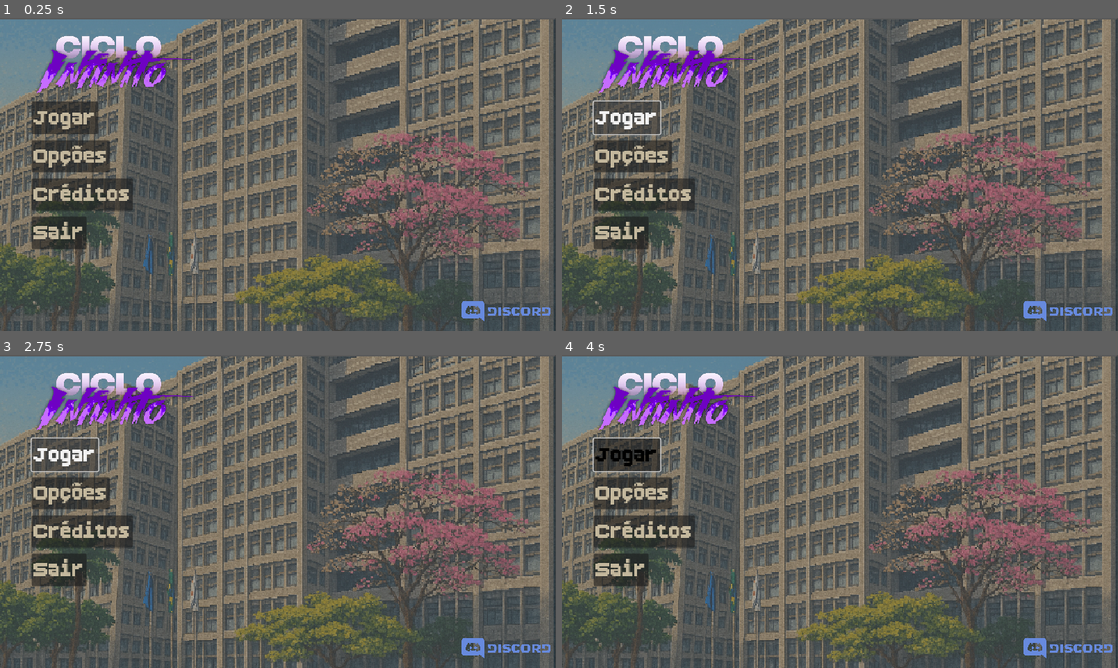
Above: before the commit, frames 1-4 (two rows, left to right).
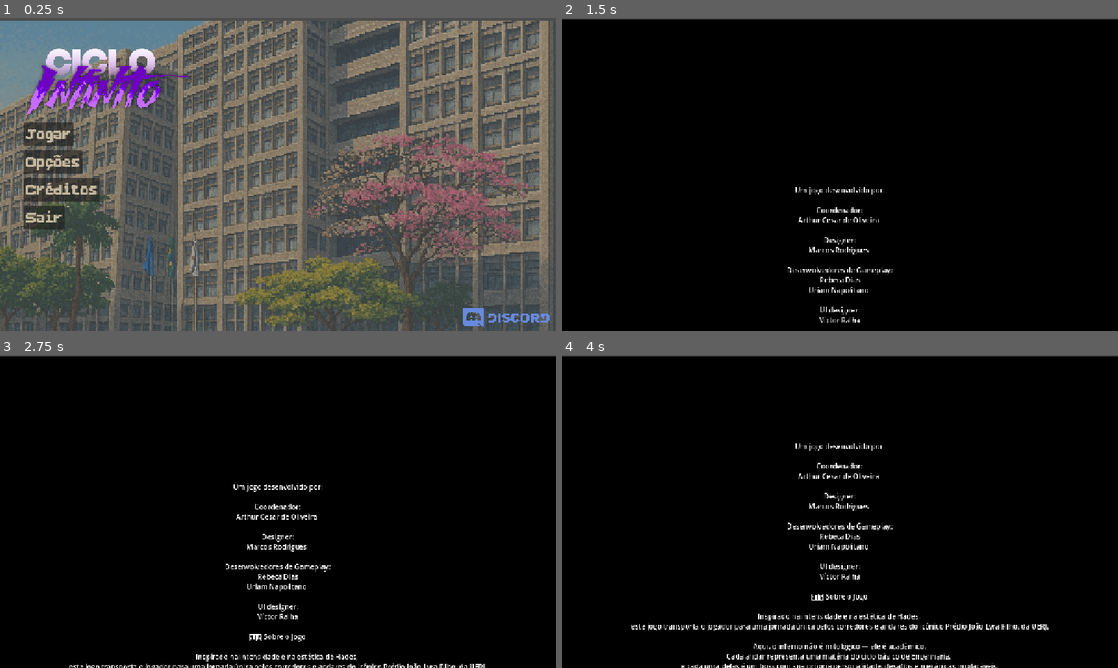
Above: after the commit, the same moments.

Repository: Clique33/Gamelab-Fractal-Team
Game: Godot game, scene res://scene/MainMenu.tscn
The game is run twice, just before and just after one commit, with the same random seed, the same clock (stepped at 60 frames per second) and the same inputs. The project has no main scene, so this scene is started directly.
Inputs (mouse positions are in pixels of both pictures, inside the frame that each line leads up to):
- Up to frame 1 (0.25 s): no input
- Up to frame 2 (1.5 s): click "Créditos" at 0.5 s; click (628, 118) at 1.25 s, where only the run before the commit has a clickable "Jogar"
- Up to frame 3 (2.75 s): click (66, 455) at 2 s, where only the run before the commit has a clickable "Jogar"
- Up to frame 4 (4 s): move the mouse to (962, 495) at 2.77 s; hold D (run_right) 2.78-3.53 s; click (962, 495) at 2.85 s; move the mouse to (728, 527) at 3.52 s; hold S (run_down) from 3.53 s (still down); tap Space (dash) at 3.6 s

The runs differ from the first frame. In frame 1, 28% of the frame differs, in the area x 0-100%, y 0-100%; in frame 2, 99%; in frame 3, 99%; in frame 4, 99%.

Commit message:
Criação da cena de HUD
em teste

Diff:
--- a/ciclo_infinito/project.godot
+++ b/ciclo_infinito/project.godot
@@ -16,8 +16,8 @@
 
 [display]
 
-window/size/viewport_width=960
-window/size/viewport_height=540
+window/size/viewport_width=1280
+window/size/viewport_height=720
 window/size/window_width_override=1280
 window/size/window_height_override=720
 window/stretch/mode="canvas_items"
--- /dev/null
+++ b/ciclo_infinito/scene/Créditos.tscn
@@ -0,0 +1,71 @@
+[gd_scene load_steps=3 format=3 uid="uid://c055j84ojferf"]
+
+[ext_resource type="Script" uid="uid://cu5i8thmkn637" path="res://scripts/creditos.gd" id="1_og44t"]
+
+[sub_resource type="StyleBoxFlat" id="StyleBoxFlat_7jqsi"]
+bg_color = Color(0, 0, 0, 1)
+
+[node name="Node2D" type="Node2D"]
+position = Vector2(645, 325)
+
+[node name="ScrollContainer" type="ScrollContainer" parent="."]
+clip_contents = false
+custom_minimum_size = Vector2(1280, 720)
+anchors_preset = 15
+anchor_right = 1.0
+anchor_bottom = 1.0
+offset_left = -646.0
+offset_top = -323.0
+offset_right = 634.0
+offset_bottom = 397.0
+grow_horizontal = 2
+grow_vertical = 2
+theme_override_styles/panel = SubResource("StyleBoxFlat_7jqsi")
+horizontal_scroll_mode = 0
+vertical_scroll_mode = 3
+script = ExtResource("1_og44t")
+
+[node name="MarginContainer" type="MarginContainer" parent="ScrollContainer"]
+custom_minimum_size = Vector2(1280, 720)
+layout_mode = 2
+size_flags_vertical = 3
+
+[node name="RichTextLabel" type="RichTextLabel" parent="ScrollContainer/MarginContainer"]
+layout_mode = 2
+bbcode_enabled = true
+text = "Um jogo desenvolvido por:
+
+Coordenador:
+Arthur Cesar de Oliveira
+
+Designer:
+Marcos Rodrigues
+
+Desenvolvedores de Gameplay:
+Rebeca Dias
+Uriam Napolitano
+
+UI designer:
+Víctor Ralha
+
+🏛️ Sobre o Jogo
+
+Inspirado na intensidade e na estética de Hades,
+este jogo transporta o jogador para uma jornada única pelos corredores e andares do icônico Prédio João Lyra Filho, da UERJ.
+
+Aqui, o inferno não é mitológico — ele é acadêmico.
+Cada andar representa uma matéria do ciclo básico de Engenharia,
+e cada uma delas é um boss com sua própria personalidade, desafios e mecânicas implacáveis.
+
+Do terror das provas de Cálculo ao caos controlado da Física,
+o jogador precisa dominar suas habilidades e estratégias para sobreviver a cada disciplina sem sofrer um burnout
+ e conseguir se formar.
+
+Entre batalhas, o ambiente revela pequenas homenagens e referências à vida universitária:
+corredores familiares, salas de aula lendárias e aquele eterno café frio que sustenta os engenheiros em formação.
+
+🔥 Uma homenagem épica à UERJ,
+ aos estudantes de Engenharia
+ e a todos que enfrentam seus próprios “bosses” acadêmicos dia após dia."
+fit_content = true
+horizontal_alignment = 1
--- a/ciclo_infinito/scene/MainMenu.tscn
+++ b/ciclo_infinito/scene/MainMenu.tscn
@@ -1,38 +1,40 @@
-[gd_scene load_steps=6 format=3 uid="uid://downt2rxxaqaf"]
+[gd_scene load_steps=7 format=3 uid="uid://downt2rxxaqaf"]
 
 [ext_resource type="Texture2D" uid="uid://n6opr2ssjnv5" path="res://imagens/ChatGPT_Image_28_de_set._de_2025_16_15_08.png" id="1_iwfq2"]
+[ext_resource type="Script" uid="uid://b14wd6pkiqo70" path="res://scripts/main_menu.gd" id="2_rvc10"]
 [ext_resource type="Texture2D" uid="uid://cp1sh8hqy8ani" path="res://imagens/CICLO_TRANSPARENTE.png" id="2_tf3dk"]
 [ext_resource type="FontFile" uid="uid://dboxkasdapd73" path="res://Fontes/BoldPixels.ttf" id="3_cqjrg"]
 [ext_resource type="Texture2D" uid="uid://cutt1kh3xr6q" path="res://imagens/logo-discord-1024.png" id="4_e2xy7"]
 [ext_resource type="Script" path="res://discord_button.gd" id="5_fimr5"]
 
 [node name="Control" type="TextureRect"]
+custom_minimum_size = Vector2(1280, 720)
 anchors_preset = 15
 anchor_right = 1.0
 anchor_bottom = 1.0
 offset_left = -2.0
-offset_top = 1.0
+offset_top = 5.0
 offset_right = -2.0
-offset_bottom = 1.0
+offset_bottom = 5.0
 grow_horizontal = 2
 grow_vertical = 2
 texture = ExtResource("1_iwfq2")
 expand_mode = 2
+script = ExtResource("2_rvc10")
 
 [node name="ColorRect" type="ColorRect" parent="."]
+custom_minimum_size = Vector2(1280, 720)
 layout_mode = 0
-offset_left = -2.0
-offset_top = -3.0
-offset_right = 959.0
-offset_bottom = 542.0
+offset_right = 1280.0
+offset_bottom = 720.0
 color = Color(0.41, 0.41, 0.41, 0.501961)
 
 [node name="TextureRect" type="TextureRect" parent="."]
 layout_mode = 0
-offset_left = 7.0
-offset_top = -19.0
-offset_right = 371.0
-offset_bottom = 181.0
+offset_left = -19.0
+offset_top = -8.0
+offset_right = 485.0
+offset_bottom = 298.0
 texture = ExtResource("2_tf3dk")
 expand_mode = 1
 
@@ -73,7 +75,7 @@
 theme_override_font_sizes/font_size = 46
 text = "Opções"
 
-[node name="Sair_Button" type="Button" parent="VBoxContainer"]
+[node name="Creditos_Button" type="Button" parent="VBoxContainer"]
 layout_mode = 2
 size_flags_horizontal = 0
 size_flags_vertical = 4
@@ -98,13 +100,15 @@
 
 [node name="DiscordButton" type="TextureButton" parent="."]
 layout_mode = 0
-offset_left = 788.0
-offset_top = 437.0
-offset_right = 963.0
-offset_bottom = 572.0
+offset_left = 1052.0
+offset_top = 592.0
+offset_right = 1280.0
+offset_bottom = 775.0
 texture_normal = ExtResource("4_e2xy7")
 ignore_texture_size = true
 stretch_mode = 0
 script = ExtResource("5_fimr5")
 
+[connection signal="pressed" from="VBoxContainer/Jogar_Button" to="." method="_on_jogar_button_pressed"]
+[connection signal="pressed" from="VBoxContainer/Creditos_Button" to="." method="_on_creditos_button_pressed"]
 [connection signal="pressed" from="DiscordButton" to="DiscordButton" method="_on_link_button_pressed"]
--- /dev/null
+++ b/ciclo_infinito/scene/hud.gd
@@ -0,0 +1,4 @@
+extends CanvasLayer
+func _on_jogar_novamente_pressed() -> void:
+	get_tree().change_scene_to_file("res://scene/player.tscn")
+	pass
--- /dev/null
+++ b/ciclo_infinito/scene/hud.tscn
@@ -0,0 +1,154 @@
+[gd_scene load_steps=6 format=3 uid="uid://cko5p6wfo3fqa"]
+
+[ext_resource type="Script" uid="uid://j70ko5h6yrbl" path="res://scene/hud.gd" id="1_pvgpj"]
+[ext_resource type="FontFile" uid="uid://dboxkasdapd73" path="res://Fontes/BoldPixels.ttf" id="2_nhyt6"]
+[ext_resource type="Texture2D" uid="uid://5fmu0qmtph6b" path="res://imagens/imagem_2025-10-15_090032858.png" id="3_ry2h7"]
+[ext_resource type="Texture2D" uid="uid://bdge70sihl0cg" path="res://imagens/imagem_2025-10-15_090129768.png" id="4_lky30"]
+[ext_resource type="Texture2D" uid="uid://bo55ti8tejuad" path="res://imagens/imagem_2025-10-15_090149589.png" id="5_qy82l"]
+
+[node name="HUD" type="CanvasLayer"]
+script = ExtResource("1_pvgpj")
+
+[node name="BoxContainer" type="BoxContainer" parent="."]
+anchors_preset = 8
+anchor_left = 0.5
+anchor_top = 0.5
+anchor_right = 0.5
+anchor_bottom = 0.5
+offset_left = -638.0
+offset_top = -359.0
+offset_right = -382.0
+offset_bottom = -255.0
+grow_horizontal = 2
+grow_vertical = 2
+size_flags_horizontal = 4
+alignment = 1
+
+[node name="coracao_vazio" type="Sprite2D" parent="BoxContainer"]
+position = Vector2(54, 54)
+scale = Vector2(2, 2)
+texture = ExtResource("3_ry2h7")
+
+[node name="coracao_meio" type="Sprite2D" parent="BoxContainer"]
+position = Vector2(54, 54)
+scale = Vector2(2, 2)
+texture = ExtResource("4_lky30")
+
+[node name="coracao_cheio" type="Sprite2D" parent="BoxContainer"]
+position = Vector2(54, 54)
+scale = Vector2(2, 2)
+texture = ExtResource("5_qy82l")
+
+[node name="coracao_vazio2" type="Sprite2D" parent="BoxContainer"]
+position = Vector2(106, 54)
+scale = Vector2(2, 2)
+texture = ExtResource("3_ry2h7")
+
+[node name="coracao_meio2" type="Sprite2D" parent="BoxContainer"]
+position = Vector2(106, 54)
+scale = Vector2(2, 2)
+texture = ExtResource("4_lky30")
+
+[node name="coracao_cheio2" type="Sprite2D" parent="BoxContainer"]
+position = Vector2(106, 54)
+scale = Vector2(2, 2)
+texture = ExtResource("5_qy82l")
+
+[node name="coracao_vazio3" type="Sprite2D" parent="BoxContainer"]
+position = Vector2(159, 54)
+scale = Vector2(2, 2)
+texture = ExtResource("3_ry2h7")
+
+[node name="coracao_meio3" type="Sprite2D" parent="BoxContainer"]
+position = Vector2(159, 54)
+scale = Vector2(2, 2)
+texture = ExtResource("4_lky30")
+
+[node name="coracao_cheio3" type="Sprite2D" parent="BoxContainer"]
+position = Vector2(159, 54)
+scale = Vector2(2, 2)
+texture = ExtResource("5_qy82l")
+
+[node name="coracao_vazio4" type="Sprite2D" parent="BoxContainer"]
+position = Vector2(210, 54)
+scale = Vector2(2, 2)
+texture = ExtResource("3_ry2h7")
+
+[node name="coracao_meio4" type="Sprite2D" parent="BoxContainer"]
+position = Vector2(210, 54)
+scale = Vector2(2, 2)
+texture = ExtResource("4_lky30")
+
+[node name="coracao_cheio4" type="Sprite2D" parent="BoxContainer"]
+position = Vector2(210, 54)
+scale = Vector2(2, 2)
+texture = ExtResource("5_qy82l")
+
+[node name="coracao_vazio5" type="Sprite2D" parent="BoxContainer"]
+position = Vector2(264, 54)
+scale = Vector2(2, 2)
+texture = ExtResource("3_ry2h7")
+
+[node name="coracao_meio5" type="Sprite2D" parent="BoxContainer"]
+position = Vector2(264, 54)
+scale = Vector2(2, 2)
+texture = ExtResource("4_lky30")
+
+[node name="coracao_cheio5" type="Sprite2D" parent="BoxContainer"]
+position = Vector2(264, 54)
+scale = Vector2(2, 2)
+texture = ExtResource("5_qy82l")
+
+[node name="coracao_vazio6" type="Sprite2D" parent="BoxContainer"]
+position = Vector2(317, 54)
+scale = Vector2(2, 2)
+texture = ExtResource("3_ry2h7")
+
+[node name="coracao_meio6" type="Sprite2D" parent="BoxContainer"]
+position = Vector2(317, 54)
+scale = Vector2(2, 2)
+texture = ExtResource("4_lky30")
+
+[node name="coracao_cheio6" type="Sprite2D" parent="BoxContainer"]
+position = Vector2(317, 54)
+scale = Vector2(2, 2)
+texture = ExtResource("5_qy82l")
+
+[node name="Control" type="Control" parent="."]
+layout_mode = 3
+anchors_preset = 0
+offset_right = 40.0
+offset_bottom = 40.0
+
+[node name="ColorRect" type="ColorRect" parent="Control"]
+custom_minimum_size = Vector2(1280, 720)
+layout_mode = 1
+anchors_preset = -1
+anchor_right = 32.0
+anchor_bottom = 17.925
+offset_top = -3.0
+offset_bottom = -6.10352e-05
+grow_horizontal = 2
+grow_vertical = 2
+color = Color(0.3772, 0.082, 0.41, 0.27451)
+
+[node name="jogar_novamente" type="Button" parent="Control"]
+layout_mode = 1
+anchors_preset = -1
+anchor_left = 16.025
+anchor_top = 8.0
+anchor_right = 16.025
+anchor_bottom = 8.0
+offset_left = -194.0
+offset_top = 219.0
+offset_right = 194.0
+offset_bottom = 318.0
+grow_horizontal = 2
+grow_vertical = 2
+theme_override_colors/font_color = Color(0.768627, 0.721569, 0.615686, 1)
+theme_override_fonts/font = ExtResource("2_nhyt6")
+theme_override_font_sizes/font_size = 46
+text = "jogar novamente"
+flat = true
+
+[connection signal="pressed" from="Control/jogar_novamente" to="." method="_on_jogar_novamente_pressed"]
--- /dev/null
+++ b/ciclo_infinito/scripts/creditos.gd
@@ -0,0 +1,41 @@
+extends ScrollContainer
+
+@export_range(1,10000,0.1) var credits_time : float = 20.0
+@export_range(0,10000,0.1) var margin_increment : float = 0
+
+@onready var margin : MarginContainer = $MarginContainer
+
+func _ready() -> void:
+	var text_node := margin.get_node_or_null("RichTextLabel")
+	if text_node == null:
+		text_node = _find_first_richtextlabel(margin)
+	if text_node == null:
+		push_error("RichTextLabel não encontrado dentro de MarginContainer. Certifique-se de que existe um RichTextLabel como filho.")
+		return
+
+	await get_tree().process_frame
+	await get_tree().create_timer(0.01).timeout
+
+	var text_box_size = text_node.size.y
+	var window_size = DisplayServer.window_get_size().y
+	margin.add_theme_constant_override("margin_top", window_size + margin_increment)
+	margin.add_theme_constant_override("margin_bottom", window_size + margin_increment)
+
+	var scroll_amount : int = ceil(text_box_size * 3/4 + window_size * 2 + margin_increment)
+
+	var tween = create_tween()
+	tween.tween_property(self, "scroll_vertical", scroll_amount, credits_time)
+	tween.finished.connect(_acabou)
+	tween.play()
+
+func _acabou() -> void:
+	print("acabou!")
+
+func _find_first_richtextlabel(node: Node) -> RichTextLabel:
+	for child in node.get_children():
+		if child is RichTextLabel:
+			return child
+		var found := _find_first_richtextlabel(child)
+		if found:
+			return found
+	return null
--- /dev/null
+++ b/ciclo_infinito/scripts/main_menu.gd
@@ -0,0 +1,12 @@
+extends TextureRect
+
+
+func _on_jogar_button_pressed() -> void:
+	get_tree().change_scene_to_file("res://scene/player.tscn")
+	pass
+
+
+
+func _on_creditos_button_pressed() -> void:
+	get_tree().change_scene_to_file("res://scene/Créditos.tscn")
+	pass
Not shown, added: ciclo_infinito/Videos/ssstik.io__som.e.meme_1760463878032.ogv.uid
Binary file added: ciclo_infinito/imagens/FreeHorrorUi.png
Not shown, added: ciclo_infinito/imagens/FreeHorrorUi.png.import
Binary file added: ciclo_infinito/imagens/imagem_2025-10-15_090032858.png
Not shown, added: ciclo_infinito/imagens/imagem_2025-10-15_090032858.png.import
Binary file added: ciclo_infinito/imagens/imagem_2025-10-15_090129768.png
Not shown, added: ciclo_infinito/imagens/imagem_2025-10-15_090129768.png.import
Binary file added: ciclo_infinito/imagens/imagem_2025-10-15_090149589.png
Not shown, added: ciclo_infinito/imagens/imagem_2025-10-15_090149589.png.import
Not shown, added: ciclo_infinito/scene/hud.gd.uid
Not shown, added: ciclo_infinito/scripts/creditos.gd.uid
Not shown, added: ciclo_infinito/scripts/main_menu.gd.uid
(and 2 more such lines)
